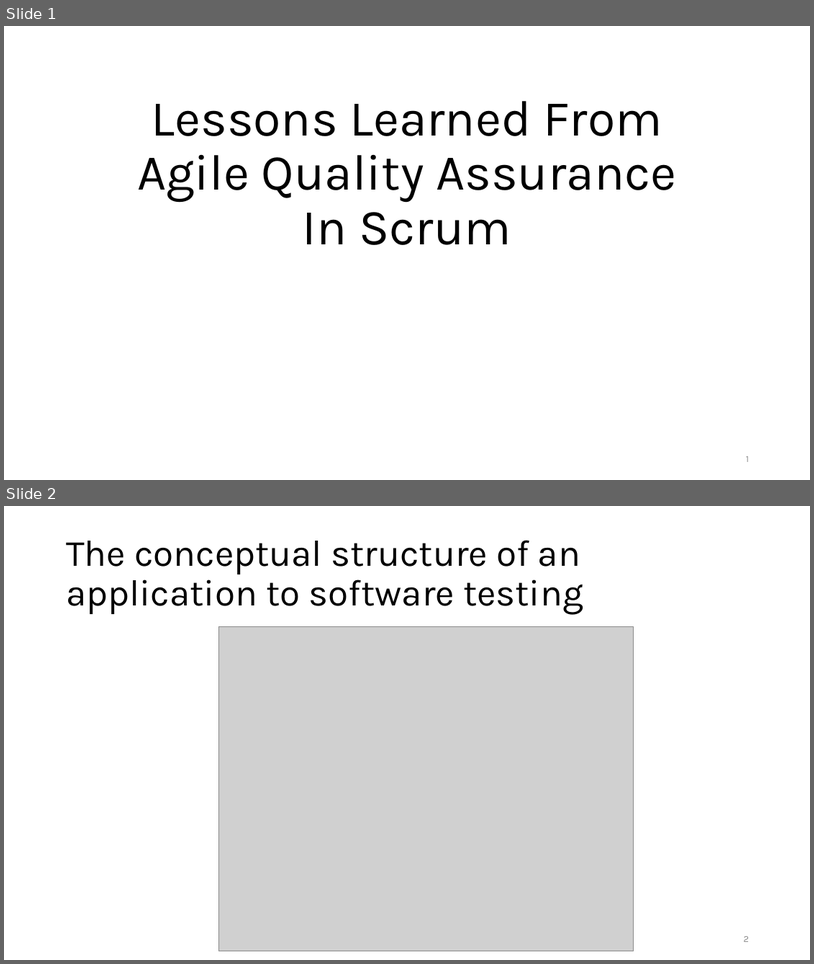
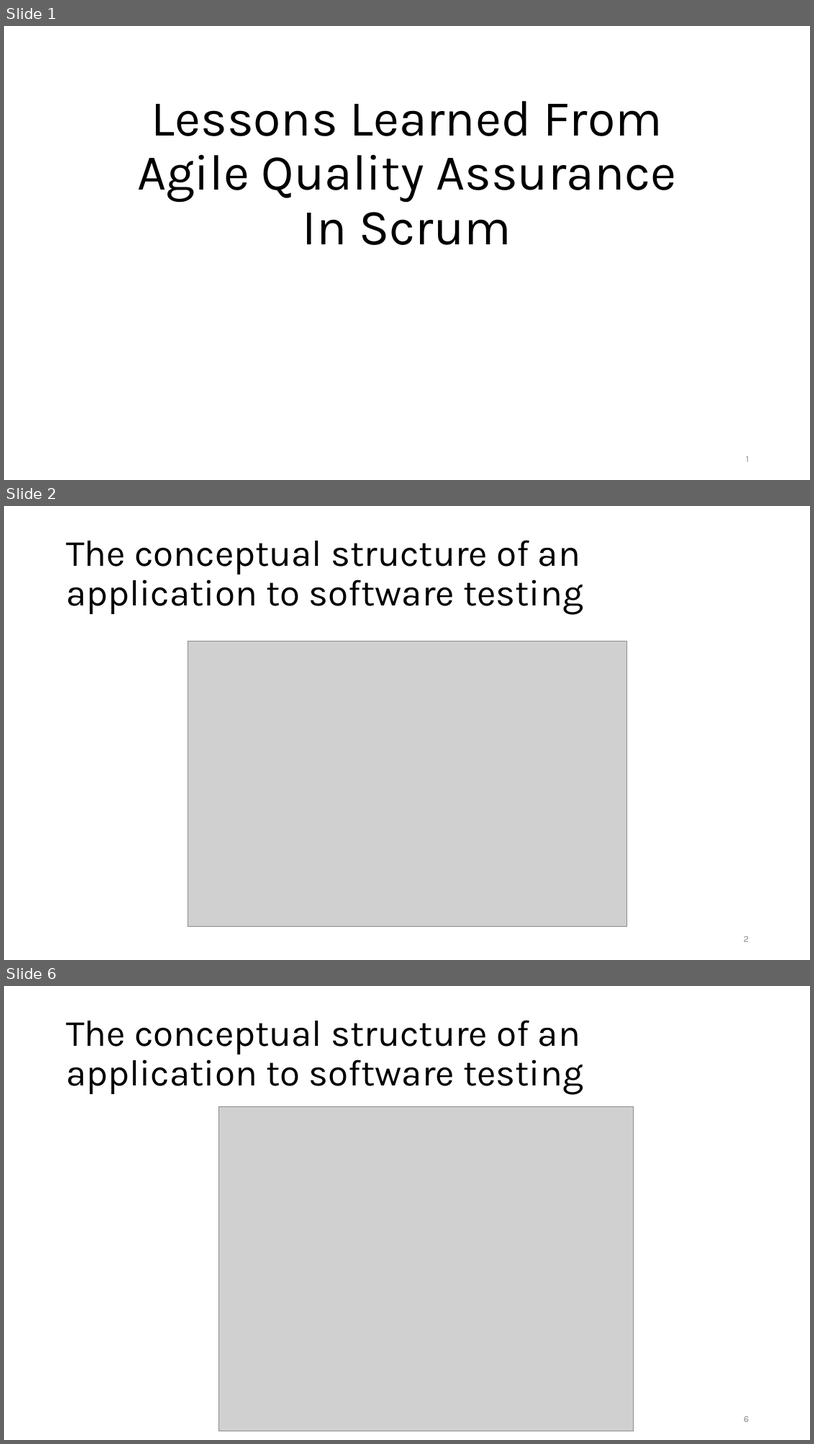
Before and after one commit to liepnguyen/Planru, a slide deck: Documents/Lessons Learned From Agile Quality Assurance In Scrum.pptx. Shown one above the other, each under a label of ours: slides 1 and 2 before the commit, slides 1, 2 and 6 after it; the slides between them are not shown. The pictures are 814x964 and 814x1444 pixels, drawn with LibreOffice and Linux fonts; fonts in the diff are those of the drawing; grey boxes stand for pictures. Boxes give left, top, right and bottom in pixels: in the first picture for what was removed or moved away, otherwise in the second. Text is boxed around its words. In the diff, an @@ line names an element or a change of style, - is before the commit and + after.

```diff
--- a/Documents/Lessons Learned From Agile Quality Assurance In Scrum.pptx
+++ b/Documents/Lessons Learned From Agile Quality Assurance In Scrum.pptx
@@ slide 2 added at (4,506,810,960), background #FFFFFF @@
@@ title added at (66,540,584,615), 44 pt, text #000000 @@
+The conceptual structure of an application to software testing
@@ picture added at (188,641,627,926) @@
@@ page number added at (744,936,749,942), 11 pt, text #8C8C8C @@
+2
@@ what was slide 2 is now slide 6 @@
@@ page number at (744,1416,749,1422): text changed @@
-2
+6
```
Also in this commit, not shown: 2 slides changed, 7 other slides added, 1 slide removed.
